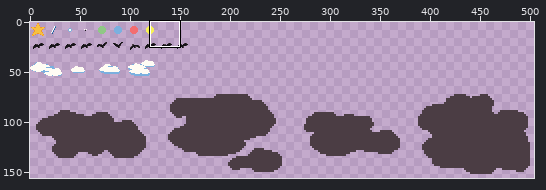
File history of a pixel-art file, godot/res/VFX/particles/particles.aseprite. The picture above shows the old version from afar; the outline marks the close-up.
Close-up. The starting point:
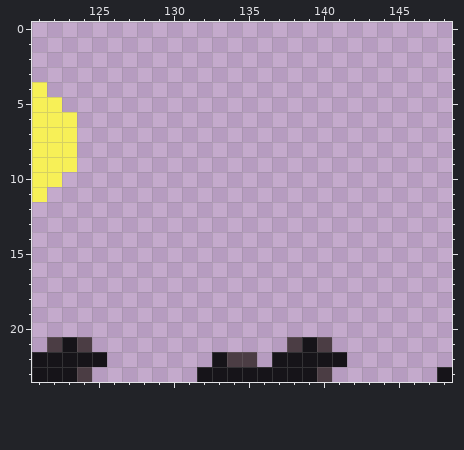
512x224 pixels, 1 frame. Shown: x 121..148, y 0..23. The wide view leaves out empty margins.
And afterwards:
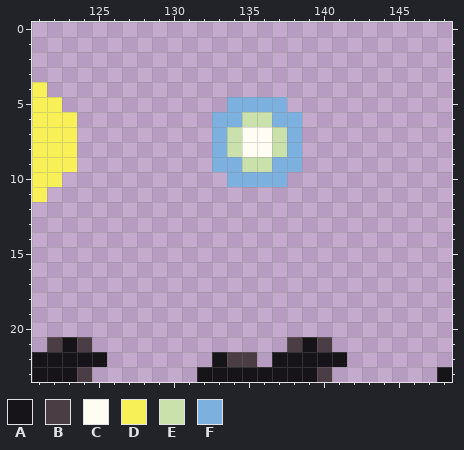
Palette (. is transparent): A #161419  B #4b3d44  C #fffcf4  D #f7f057  E #cae1ac  F #7bb0df
Difference:
Layer "Main":
y 5: x 134..137 .... -> FFFF
y 6: x 133..138 ...... -> FFEEFF
y 7..8: x 133..138 ...... -> FECCEF
y 9: x 133..138 ...... -> FFEEFF
y 10: x 134..137 .... -> FFFF
